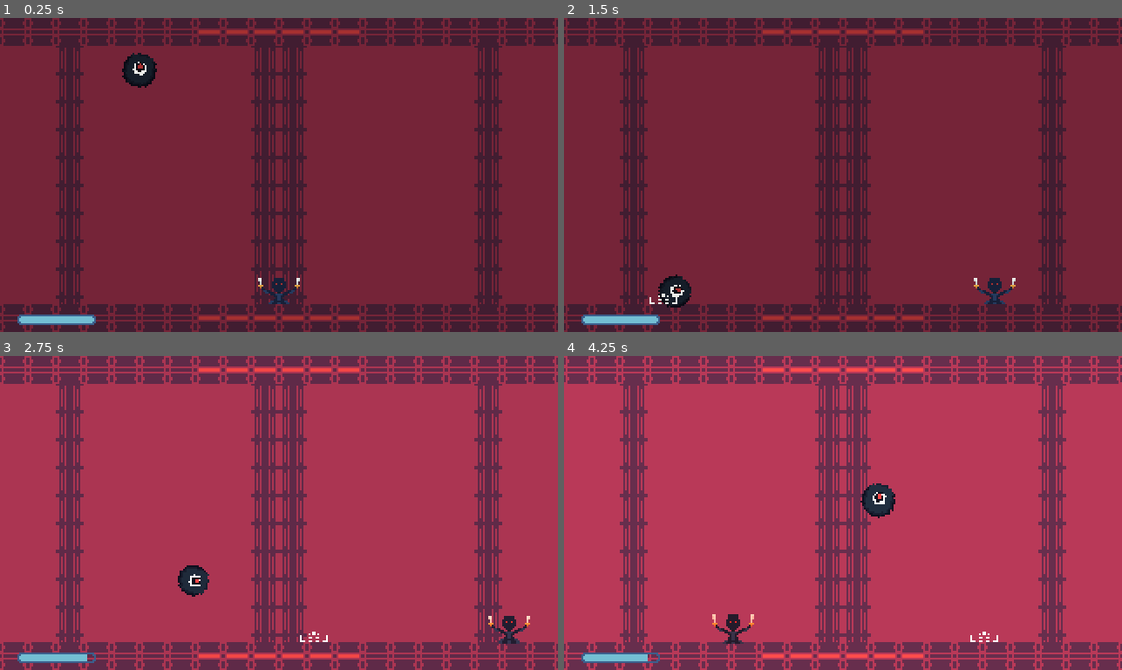
Above: before the commit, frames 1-4 (two rows, left to right).
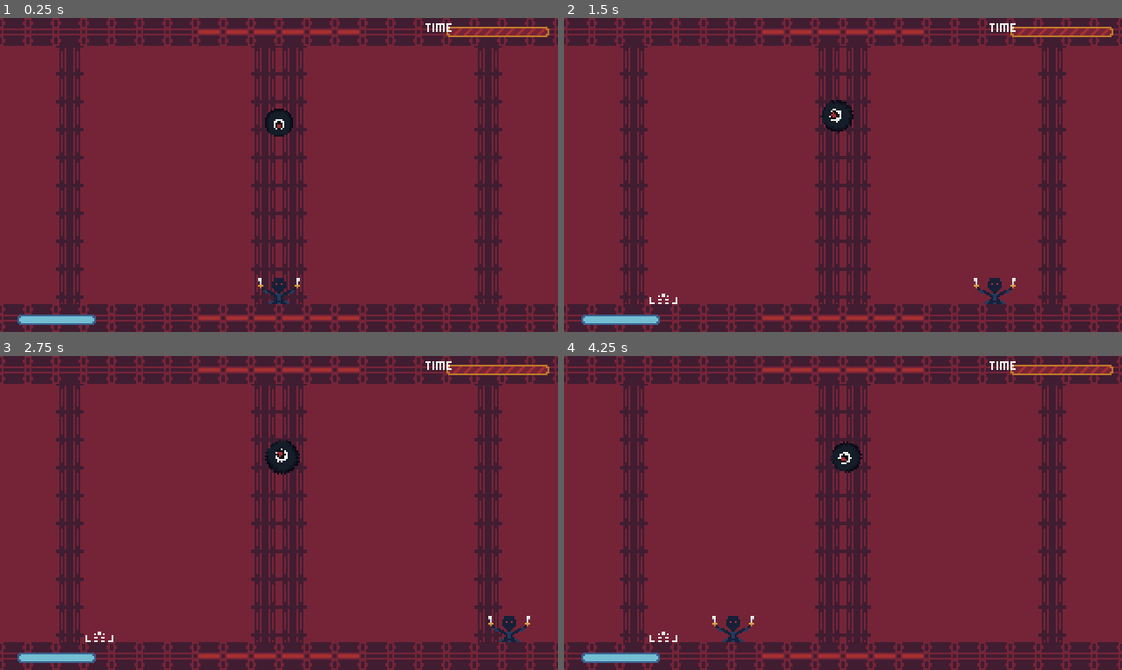
Above: after the commit, the same moments.

Repository: donovan-cartier/veryfast-rythm
Game: Godot game, scene res://Scenes/game.tscn
Same seed, same stepped clock (60 frames per second), same inputs: the game is played once before the commit and once after it. Sound files missing from this copy of the repository are replaced by a short silence.
Inputs:
- Up to frame 1 (0.25 s): no input
- Up to frame 2 (1.5 s): hold D (right) 0.53-1.28 s; hold A (left) from 1.28 s (still down)
- Up to frame 3 (2.75 s): release A (left) at 2.03 s; hold D (right) from 2.03 s (still down)
- Up to frame 4 (4.25 s): release D (right) at 3.53 s; hold A (left) from 3.53 s (still down)

The runs differ from the first frame. In frame 1, 1.4% of the frame differs, in the area x 21-99%, y 1-38%; in frame 2, 1.4%; in frame 3, 99%; in frame 4, 99%, in the area x 0-100%, y 0-100%.

Commit message:
Fixed music timing and added time bar

Diff:
--- /dev/null
+++ b/Scenes/Scripts/BGMPlayer.gd
@@ -0,0 +1,22 @@
+extends AudioStreamPlayer
+
+var timeSinceLastBeat: float = 0.0
+var beatDuration: float = .5
+var lastBeatTime: float = 0.0
+
+signal beat
+
+func _ready():
+	play()
+
+# Called every frame. 'delta' is the elapsed time since the previous frame.
+func _process(delta):
+	var currentTime = get_playback_position()
+	if currentTime >= lastBeatTime + beatDuration:
+		GameManager.ball.sound_player_blip.play()
+		emit_signal("beat")
+		lastBeatTime += beatDuration
+#	timeSinceLastBeat += delta
+#	if timeSinceLastBeat >= beatDuration:
+#		timeSinceLastBeat = 0
+#		GameManager.ball.sound_player_blip.play()
--- /dev/null
+++ b/Scenes/Scripts/TimeBar.gd
@@ -0,0 +1,6 @@
+extends TextureProgressBar
+
+@onready var song_length = GameManager.audio_player.stream.get_length()
+
+func _on_bgm_player_beat():
+	value = (GameManager.audio_player.get_playback_position() / song_length) * 100
--- a/Scenes/Scripts/ball.gd
+++ b/Scenes/Scripts/ball.gd
@@ -16,12 +16,14 @@
 var towards_player : bool = true
 var next_location : Vector2
 var invincible : bool = false
+var got_hit: bool = false
 
 func _ready():
 	next_location_marker_instance = next_location_marker.instantiate()
 	GameManager.game_container.add_child.call_deferred(next_location_marker_instance)
 
 func start_sequence():
+	got_hit = false
 	if towards_player:
 		bounce_to_location(next_location, MusicManager.time_between_beats)
 		animation_player.play("attack")
@@ -35,7 +37,6 @@
 func bounce_to_location(location: Vector2, duration: float = .2, hit_player: bool = false):
 	var tween = get_tree().create_tween()
 	tween.tween_property(self, "global_position", location, duration)
-	tween.tween_callback(sound_player_blip.play)
 
 	if !hit_player:
 		next_location = get_random_location()
@@ -46,21 +47,29 @@
 
 func _on_body_entered(body):
 	if body is Player && !invincible:
-		bounce_to_location(ball_default_location.global_position, MusicManager.time_between_beats, true)
+#		bounce_to_location(ball_default_location.global_position, MusicManager.time_between_beats, true)
 		hit()
 
 func hit():
-	sound_player_get_hit.pitch_scale = randf_range(.5,1)
-	print(sound_player_get_hit.pitch_scale)
-	sound_player_get_hit.play()
-
+	invincible = true
+	got_hit = true
 	var tween: Tween = create_tween()
 	tween.tween_property(sprite, "modulate:v", 1, 0.3).from(15)
 	animation_player.play("hit")
 
 func _on_hurt_zone_area_entered(area):
 	if area is Ball:
-		sound_player_hit_player.play()
-		GameManager.player.damage(5)
-		GameManager.camera.get_node("AnimationPlayer").play("shake")
-		invincible = true
+		if !invincible:
+			sound_player_hit_player.play()
+			GameManager.player.damage(5)
+			GameManager.camera.get_node("AnimationPlayer").play("shake")
+			invincible = true
+
+func play_hit_sound():
+	sound_player_get_hit.pitch_scale = randf_range(.5,1)
+	sound_player_get_hit.play()
+
+func _on_bgm_player_beat():
+	if got_hit:
+		play_hit_sound()
+	start_sequence()
--- a/Scenes/Scripts/player.gd
+++ b/Scenes/Scripts/player.gd
@@ -21,3 +21,7 @@
 	GameManager.ui_health_bar.value = health
 	if health <= 0:
 		print('die')
+
+func _on_bgm_player_beat():
+	$AnimationPlayer.play("beat")
+	GameManager.shader_animator.play("flash")
--- a/Scenes/game.gd
+++ b/Scenes/game.gd
@@ -3,9 +3,8 @@
 
 # Called when the node entersthe scene tree for the first time.
 func _ready():
-	GameManager.audio_player.play()
 	await get_tree().create_timer(MusicManager.sound_offset).timeout
-	MusicManager.on_new_beat()
+#	MusicManager.start()
 
 
 # Called every frame. 'delta' is the elapsed time since the previous frame.
--- a/Scenes/game.tscn
+++ b/Scenes/game.tscn
@@ -6,8 +6,13 @@
 [ext_resource type="PackedScene" uid="uid://d4lpm5nhdk08t" path="res://Scenes/eye_ball.tscn" id="3_l41dp"]
 [ext_resource type="Shader" path="res://Shaders/beat.gdshader" id="4_ttde0"]
 [ext_resource type="AudioStream" uid="uid://mc3dwy7wp7gj" path="res://Assets/Sounds/BGM.mp3" id="6_vobov"]
+[ext_resource type="Script" path="res://Scenes/Scripts/BGMPlayer.gd" id="6_wy7eg"]
 [ext_resource type="Texture2D" uid="uid://dshodi5tel8up" path="res://Assets/Sprites/health_bg.png" id="7_mdypk"]
 [ext_resource type="Texture2D" uid="uid://wfo2irwwikb6" path="res://Assets/Sprites/health_fill.png" id="8_3dpyr"]
+[ext_resource type="Texture2D" uid="uid://njou1rl6owyv" path="res://Assets/Sprites/time_bar.png" id="10_2jimx"]
+[ext_resource type="Texture2D" uid="uid://cxyhuyjyfou83" path="res://Assets/Sprites/time_bar_fill.png" id="11_e1dgs"]
+[ext_resource type="Texture2D" uid="uid://3ogg5o8hyypr" path="res://Assets/Sprites/time_text.png" id="12_hxfn4"]
+[ext_resource type="Script" path="res://Scenes/Scripts/TimeBar.gd" id="12_td8mn"]
 
 [sub_resource type="RectangleShape2D" id="RectangleShape2D_w2pm4"]
 size = Vector2(320, 16)
@@ -113,8 +118,9 @@
 "": SubResource("AnimationLibrary_4nw2l")
 }
 
-[node name="AudioStreamPlayer" type="AudioStreamPlayer" parent="."]
+[node name="BGMPlayer" type="AudioStreamPlayer" parent="."]
 stream = ExtResource("6_vobov")
+script = ExtResource("6_wy7eg")
 
 [node name="CanvasLayer" type="CanvasLayer" parent="."]
 
@@ -154,4 +160,30 @@
 texture_under = ExtResource("7_mdypk")
 texture_progress = ExtResource("8_3dpyr")
 
+[node name="TimeBar" type="TextureProgressBar" parent="CanvasLayer/UI"]
+layout_mode = 1
+anchors_preset = 1
+anchor_left = 1.0
+anchor_right = 1.0
+offset_left = -64.0
+offset_top = 5.0
+offset_right = -5.0
+offset_bottom = 11.0
+grow_horizontal = 0
+value = 100.0
+texture_under = ExtResource("10_2jimx")
+texture_progress = ExtResource("11_e1dgs")
+script = ExtResource("12_td8mn")
+
+[node name="TimeLabel" type="TextureRect" parent="CanvasLayer/UI/TimeBar"]
+layout_mode = 0
+offset_left = -12.0
+offset_top = -2.0
+offset_right = 3.0
+offset_bottom = 3.0
+texture = ExtResource("12_hxfn4")
+
 [connection signal="area_entered" from="HurtZone" to="EyeBall" method="_on_hurt_zone_area_entered"]
+[connection signal="beat" from="BGMPlayer" to="Player" method="_on_bgm_player_beat"]
+[connection signal="beat" from="BGMPlayer" to="EyeBall" method="_on_bgm_player_beat"]
+[connection signal="beat" from="BGMPlayer" to="CanvasLayer/UI/TimeBar" method="_on_bgm_player_beat"]
--- a/Singletons/GameManager.gd
+++ b/Singletons/GameManager.gd
@@ -7,5 +7,6 @@
 @onready var shader_animator : AnimationPlayer = screen_shader.get_node("ShaderAnimator")
 @onready var ball : Ball = game_container.get_node("EyeBall")
 @onready var player : Player = game_container.get_node("Player")
-@onready var audio_player : AudioStreamPlayer = game_container.get_node("AudioStreamPlayer")
+@onready var audio_player : AudioStreamPlayer = game_container.get_node("BGMPlayer")
 @onready var ui_health_bar : TextureProgressBar = canvas_layer.get_node("UI/HealthBar")
+@onready var ui_time_bar : TextureProgressBar = canvas_layer.get_node("UI/TimeBar")
--- a/Singletons/MusicManager.gd
+++ b/Singletons/MusicManager.gd
@@ -1,13 +1,18 @@
 extends Node
 
 var BPM : float = 120.0
-var time_between_beats = 60 / BPM
+var time_between_beats = 60.0 / BPM
 var sound_offset: float = 0
-
-func on_new_beat():
-	print("BEAT")
-	GameManager.ball.start_sequence()
-	GameManager.shader_animator.play("flash")
-	GameManager.player.get_node("AnimationPlayer").play("beat")
-	await get_tree().create_timer(time_between_beats).timeout
-	on_new_beat()
+#
+#func start():
+#	on_new_beat()
+#
+#func on_new_beat():
+#	print("BEAT")
+#	print(time_between_beats)
+##	GameManager.ball.sound_player_blip.play()
+#	GameManager.ball.start_sequence()
+#	GameManager.shader_animator.play("flash")
+#	GameManager.player.get_node("AnimationPlayer").play("beat")
+#	await get_tree().create_timer(time_between_beats).timeout
+#	on_new_beat()
Binary file added: Assets/Sprites/time_bar.png
Not shown, added: Assets/Sprites/time_bar.png.import
Binary file added: Assets/Sprites/time_bar_fill.png
Not shown, added: Assets/Sprites/time_bar_fill.png.import
Binary file added: Assets/Sprites/time_text.png
Not shown, added: Assets/Sprites/time_text.png.import
Not shown: 1 places in Scenes/game.tscn that only renumber resources
Not shown, changed: Assets/Sounds/blip.wav
